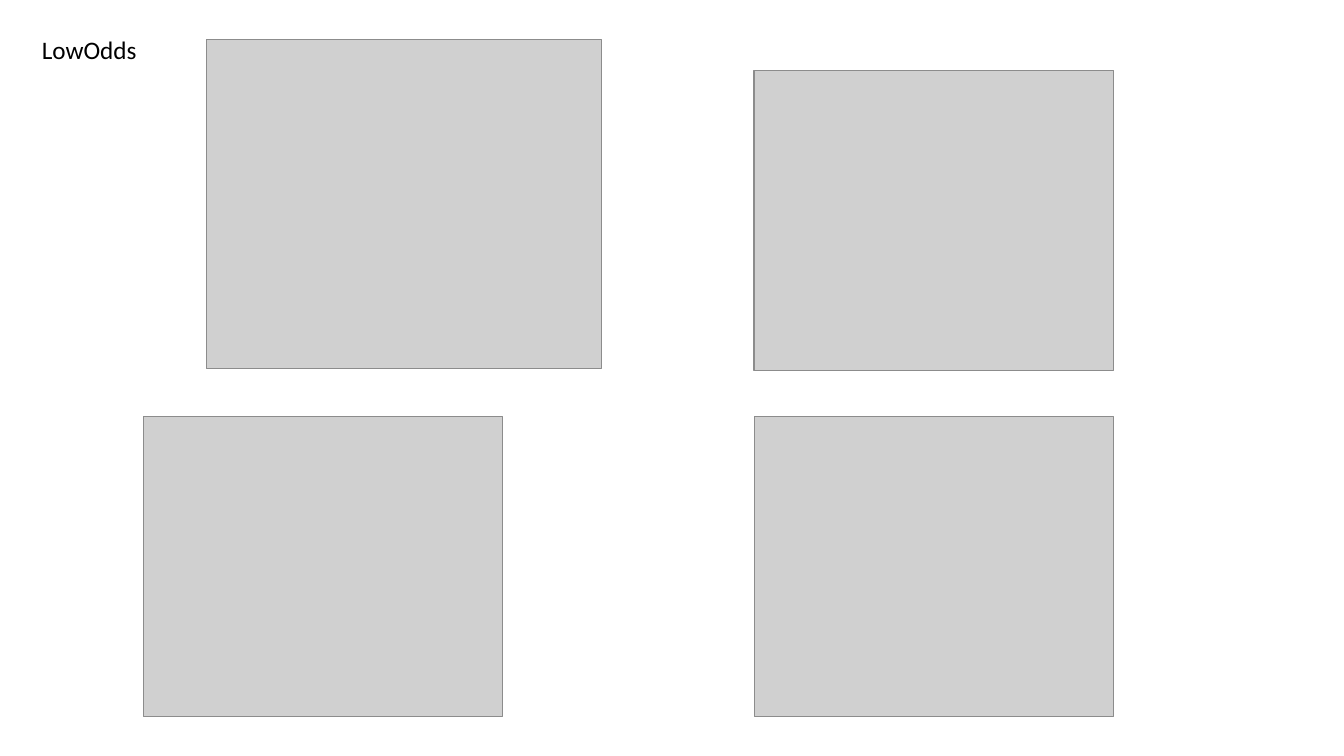
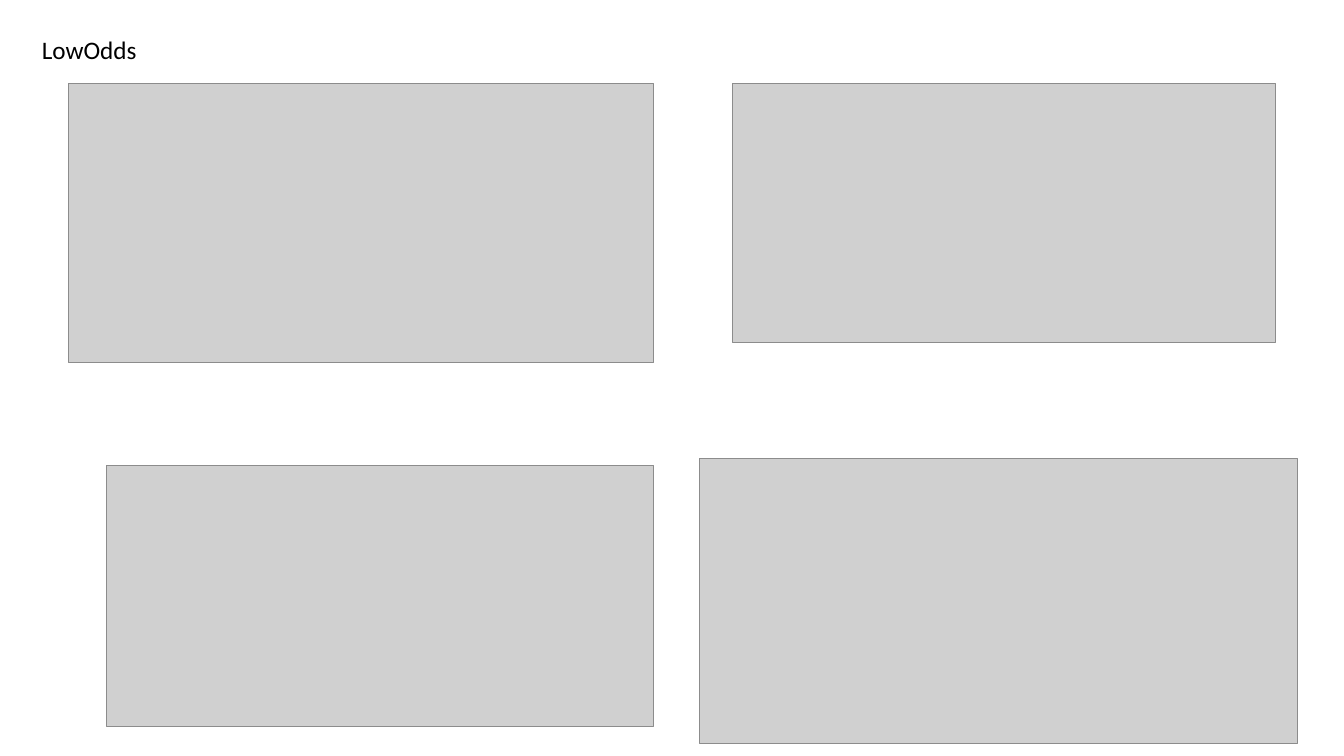
Before and after one commit to gpagnier/rampAnalysis, a slide deck: slide 10 of RampV02Presentation.pptx (slide 12 before the commit). Drawn at 1344x756 pixels with LibreOffice and Linux fonts; fonts in the diff are those of the drawing; grey boxes stand for pictures. Boxes give left, top, right and bottom in pixels: in the first picture for what was removed or moved away, otherwise in the second. Text is boxed around its words. In the diff, an @@ line names an element or a change of style, - is before the commit and + after.

```diff
--- a/RampV02Presentation.pptx
+++ b/RampV02Presentation.pptx
@@ picture: place and size @@
-picture at <box>206,39,601,369</box>
+picture at <box>69,84,654,363</box>
@@ picture: place and size @@
-picture at <box>754,71,1114,371</box>
+picture at <box>732,84,1275,343</box>
@@ picture removed at <box>754,416,1114,717</box> @@
@@ picture: place and size @@
-picture at <box>143,416,503,717</box>
+picture at <box>107,466,654,727</box>
@@ picture added at <box>700,459,1298,744</box> @@
```
Also in this commit, not shown: 7 other slides changed, 5 slides added, 6 slides removed, 2 other files.
